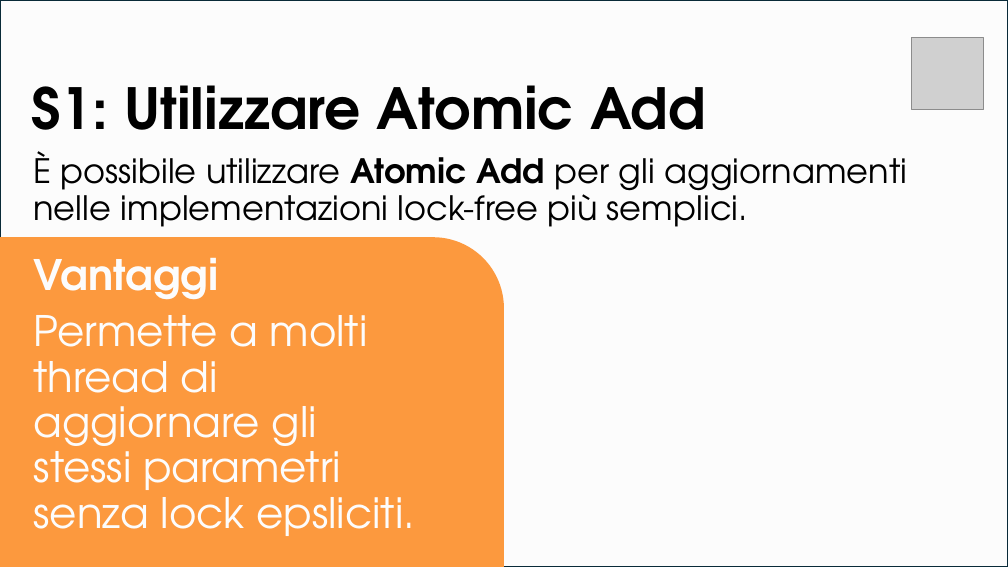
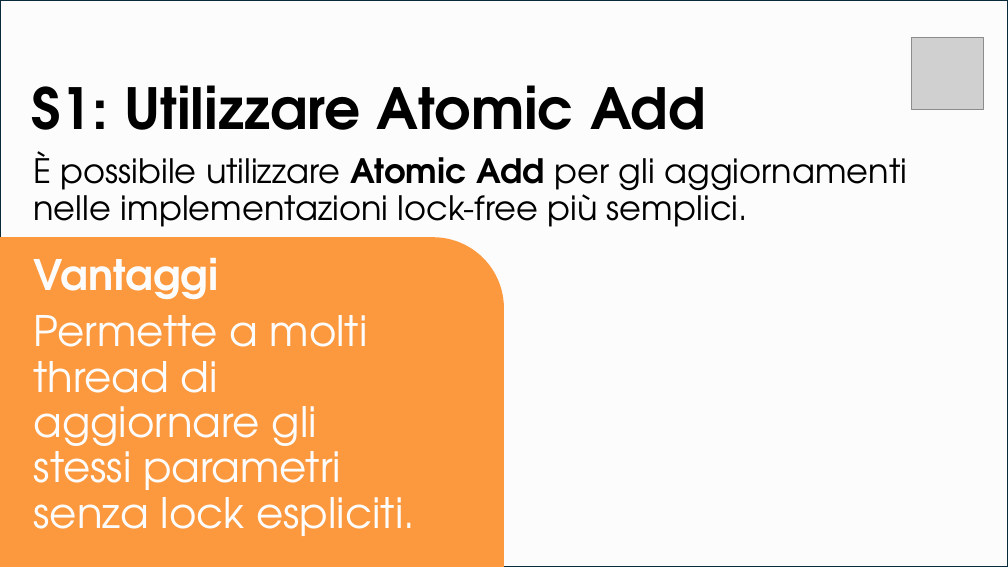
Before and after one commit to Smo17817/MNI_Esercizi, a slide deck: slide 27 of Documentazione/[MNI]_PresentazioneSeminario.pptx. Drawn at 1008x567 pixels with LibreOffice and Linux fonts; fonts in the diff are those of the drawing; grey boxes stand for pictures. Boxes give left, top, right and bottom in pixels: in the first picture for what was removed or moved away, otherwise in the second. Text is boxed around its words. In the diff, an @@ line names an element or a change of style, - is before the commit and + after.

```diff
--- a/Documentazione/[MNI]_PresentazioneSeminario.pptx
+++ b/Documentazione/[MNI]_PresentazioneSeminario.pptx
@@ text at [33,315,415,536]: text changed @@
-Permette a molti thread di aggiornare gli stessi parametri senza lock epsliciti.
+Permette a molti thread di aggiornare gli stessi parametri senza lock espliciti.
```
Also in this commit, not shown: 2 other slides changed.
